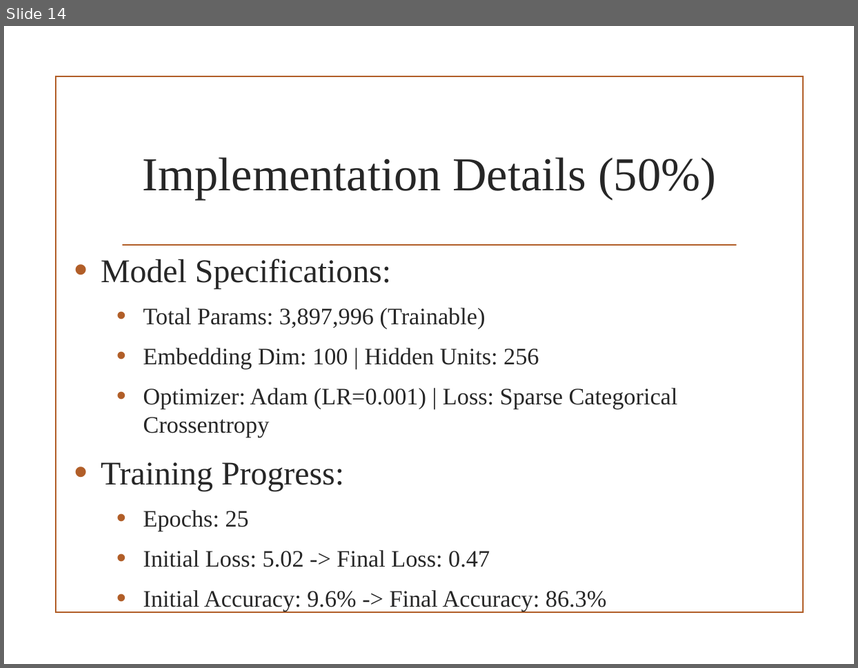
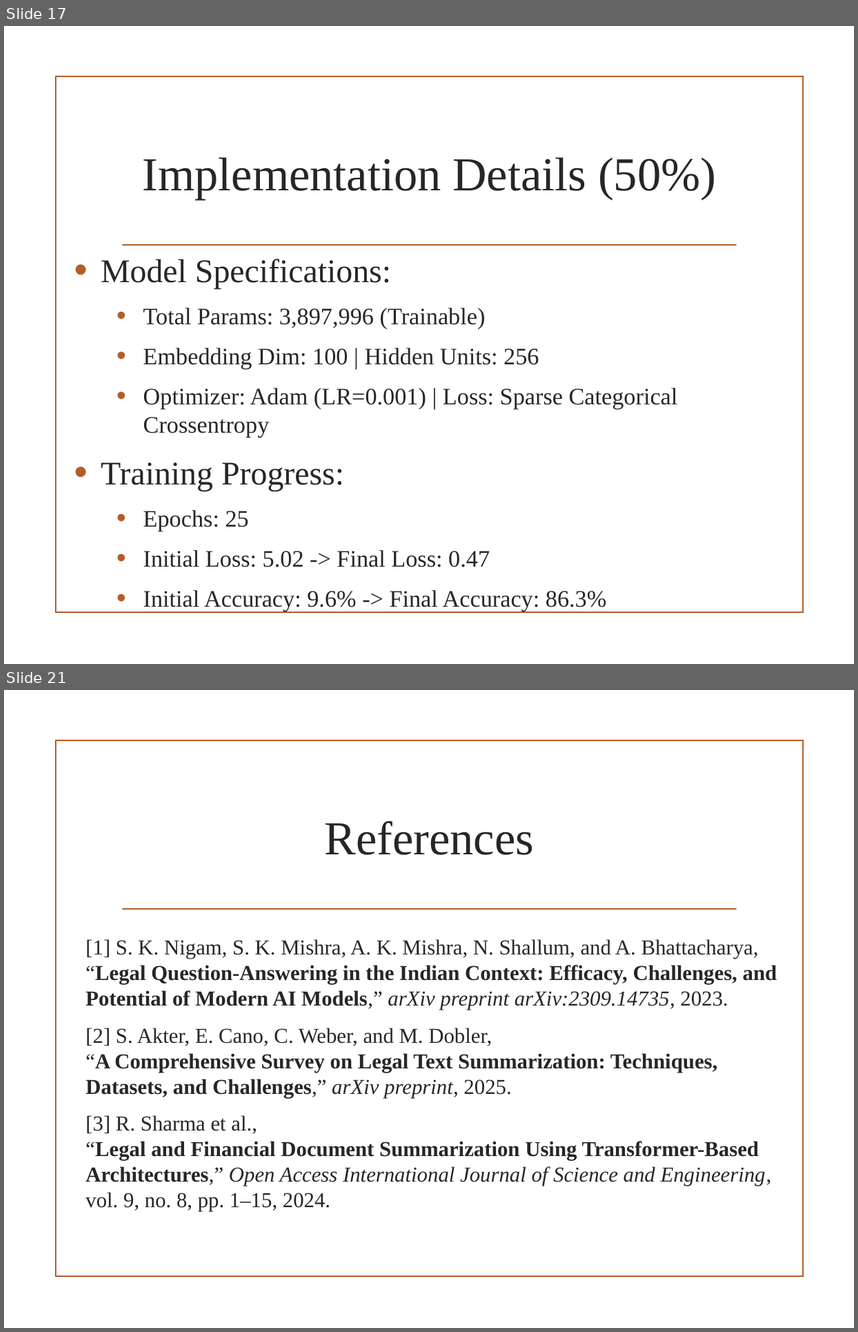
Before and after one commit to VedantKale106/B.Tech-Project-Files, a slide deck: PPT Review 1.pptx. Shown one above the other, each under a label of ours: slide 14 before the commit, slides 17 and 21 after it; the slides between them are not shown. The pictures are 858x668 and 858x1332 pixels, drawn with LibreOffice and Linux fonts; fonts in the diff are those of the drawing; background and template pictures are left out. Boxes give left, top, right and bottom in pixels: in the first picture for what was removed or moved away, otherwise in the second. Text is boxed around its words. In the diff, an @@ line names an element or a change of style, - is before the commit and + after.

```diff
--- a/PPT Review 1.pptx
+++ b/PPT Review 1.pptx
@@ slide 21 added at bbox=[4, 690, 854, 1328], background picture (left out); not listed: 2 template elements that a slide beside it also shows @@
@@ title added at bbox=[325, 821, 535, 855], 40 pt, text #262626 @@
+References
@@ text added at bbox=[85, 939, 777, 1211], 18 pt, text #262626 @@
+[1] S. K. Nigam, S. K. Mishra, A. K. Mishra, N. Shallum, and A. Bhattacharya,
+“Legal Question-Answering in the Indian Context: Efficacy, Challenges, and Potential of Modern AI Models,” arXiv preprint arXiv:2309.14735, 2023.
+[2] S. Akter, E. Cano, C. Weber, and M. Dobler,
+“A Comprehensive Survey on Legal Text Summarization: Techniques, Datasets, and Challenges,” arXiv preprint, 2025.
+[3] R. Sharma et al.,
+“Legal and Financial Document Summarization Using Transformer-Based Architectures,” Open Access International Journal of Science and Engineering, vol. 9, no. 8, pp. 1–15, 2024.
@@ what was slide 14 is now slide 17 @@
```
Also in this commit, not shown: 6 slides changed, 6 other slides added, 2 slides removed.
